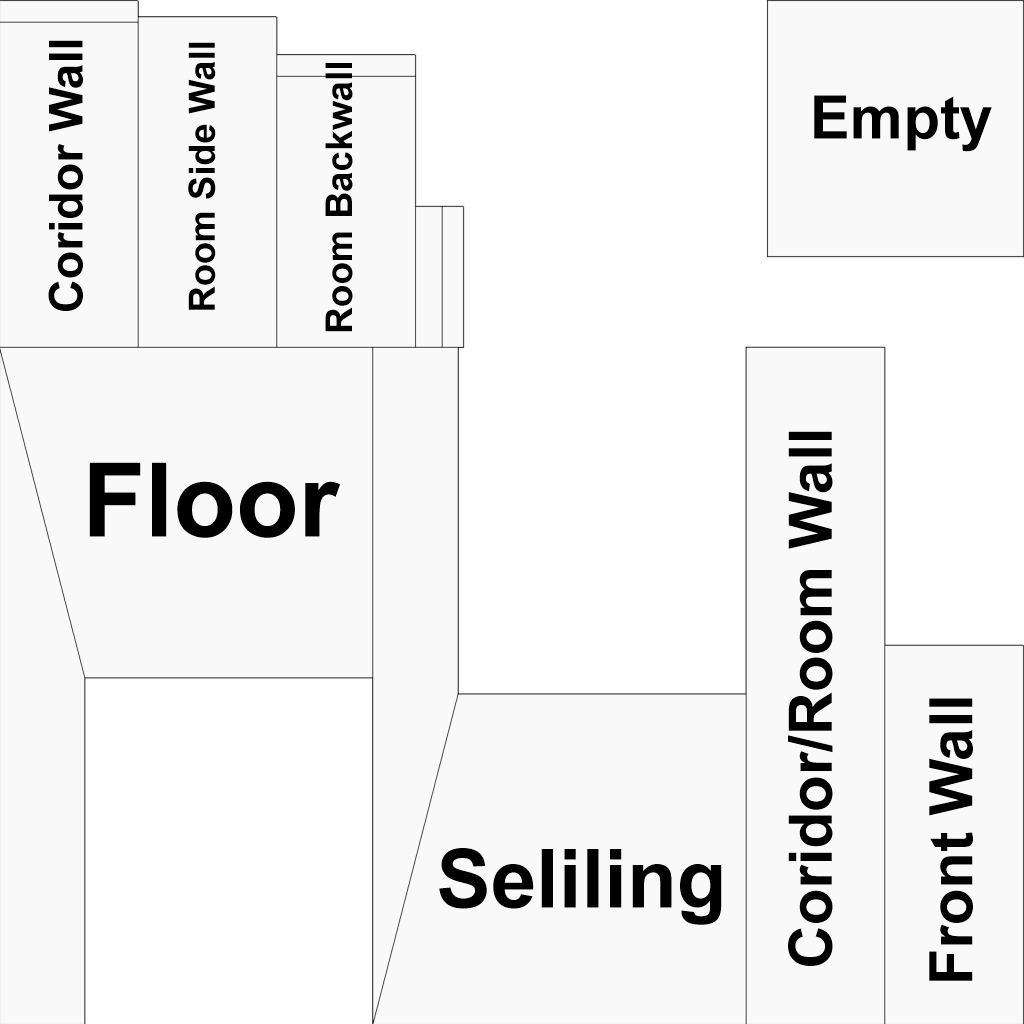
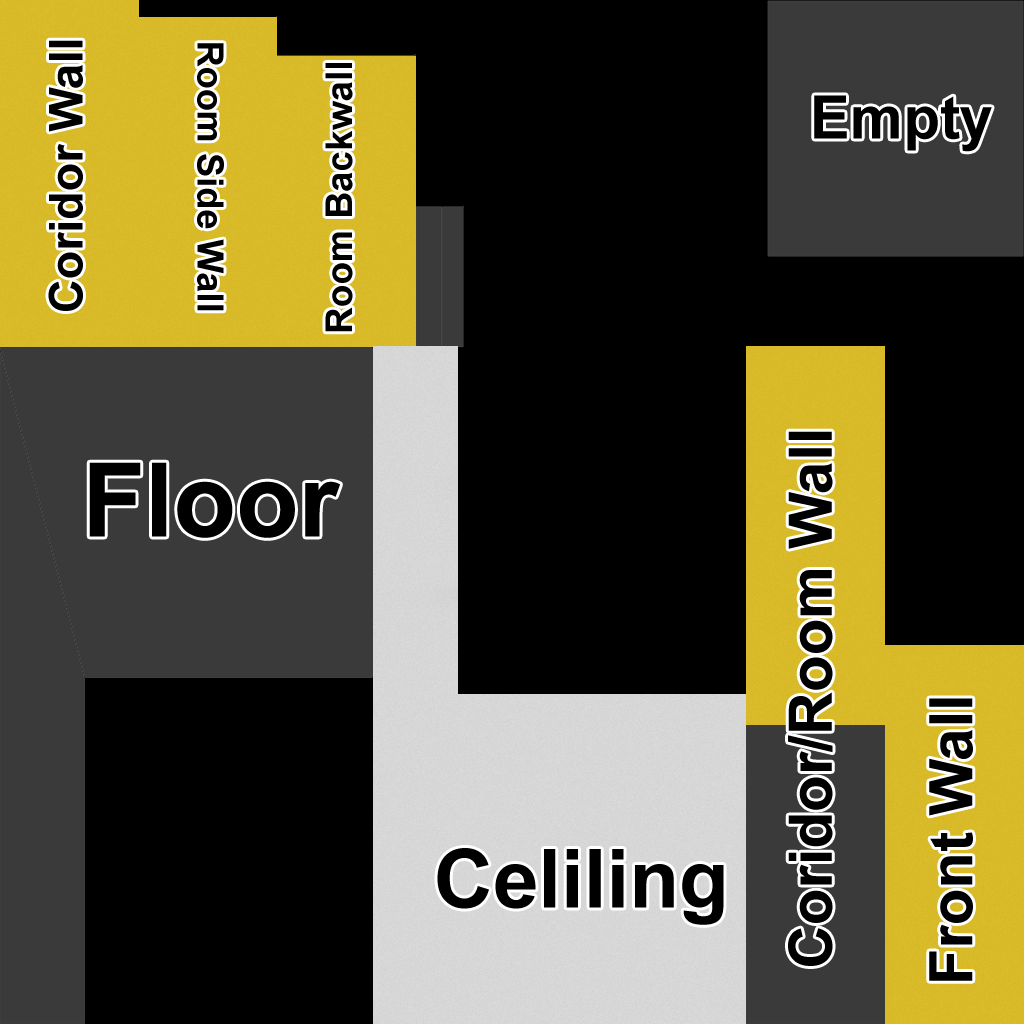
Layers edited between the first and the second (1024, 1024) image:
added group "Text" with 8 layers above "Textures" over [48, 40, 992, 981]
moved "Room Backwall" into group "Text" over [325, 63, 353, 332]
moved "Room Side Wall" (1st of 2, in "Text") into group "Text", painted on it over [188, 42, 224, 311]
moved "Coridor Wall" into group "Text" over [48, 40, 83, 311]
moved "Empty" into group "Text" over [814, 95, 992, 152]
moved "Front Wall" into group "Text" over [929, 698, 973, 981]
moved "Coridor/Room Wall" into group "Text" over [788, 431, 833, 966]
renamed "Seliling" to "Celiling", moved it into group "Text", painted on it over [437, 848, 724, 925]
moved "Floor" into group "Text" over [89, 462, 340, 538]
added group "Textures" with 1 layers above "Layer 0" over [0, 0, 1024, 1024]
added layer "Room Side Wall" (2nd of 2, in "Textures") in group "Textures" over [0, 0, 1024, 1024]
added layer "Layer 1" over [0, 0, 1024, 1024]
